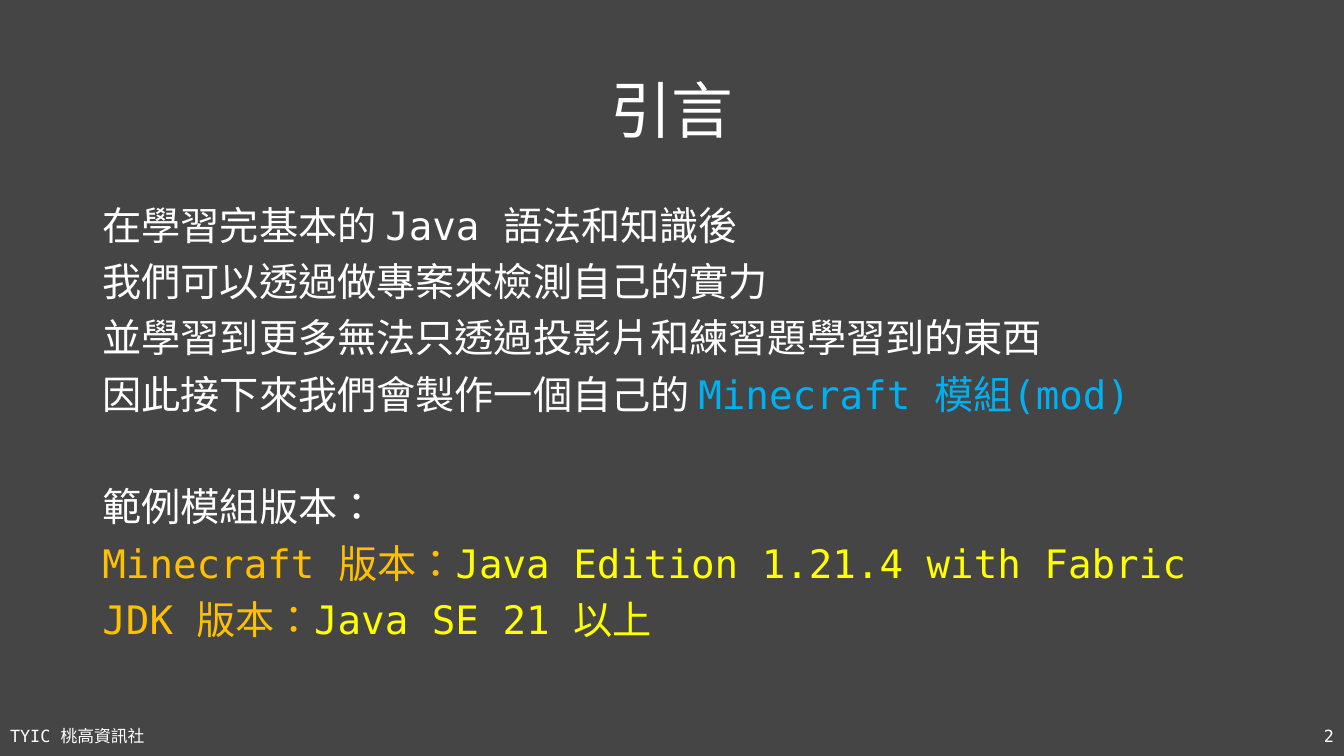
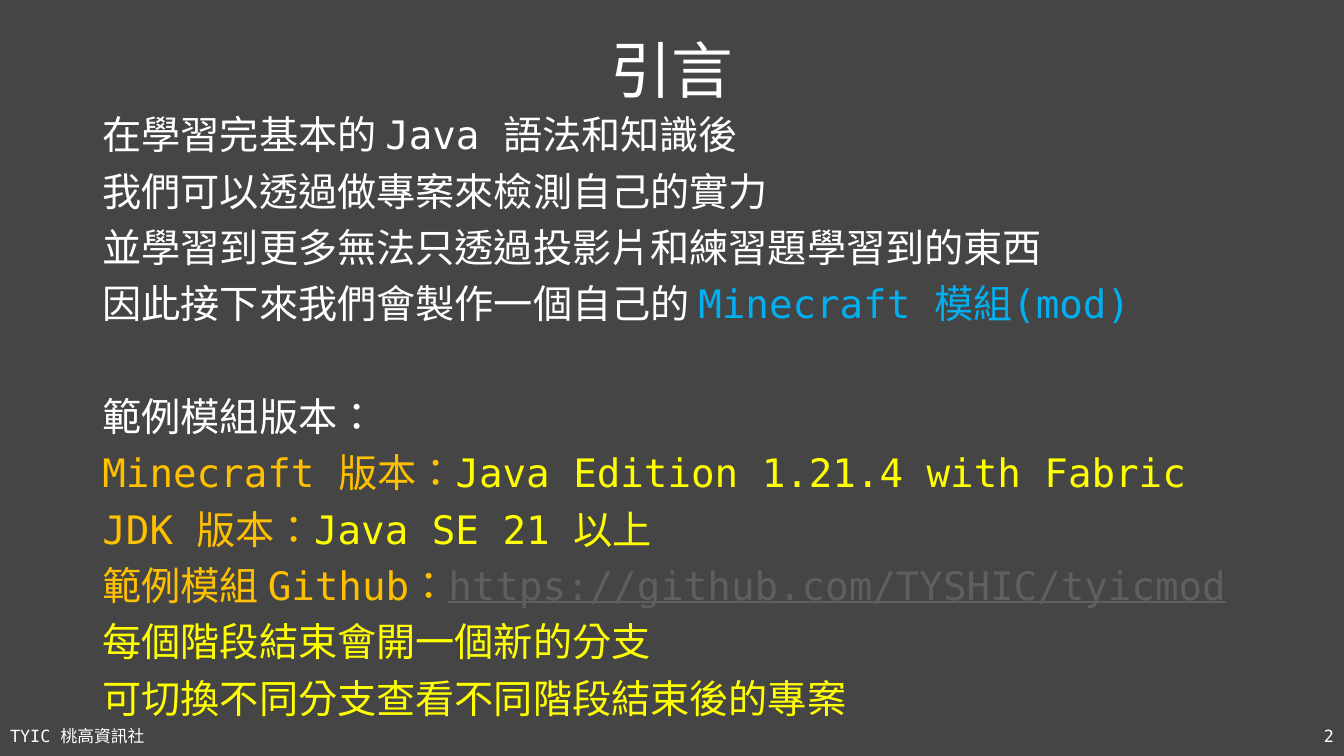
Before and after one commit to TYSHIC/slides, a slide deck: slide 2 of ppt/50_Java 專案：前置作業.pptx. Drawn at 1344x756 pixels with LibreOffice and Linux fonts; fonts in the diff are those of the drawing. Boxes give left, top, right and bottom in pixels: in the first picture for what was removed or moved away, otherwise in the second. Text is boxed around its words. In the diff, an @@ line names an element or a change of style, - is before the commit and + after.

```diff
--- a/ppt/50_Java 專案：前置作業.pptx
+++ b/ppt/50_Java 專案：前置作業.pptx
@@ title "引言": place and size @@
-title "引言" at bbox=[610, 81, 733, 138]
+title "引言" at bbox=[610, 41, 733, 98]
@@ text "在學習完基本的 Java 語法和知識後": place and size @@
-text "在學習完基本的 Java 語法和知識後" at bbox=[102, 207, 1185, 637]
+text "在學習完基本的 Java 語法和知識後" at bbox=[102, 116, 1226, 717]
@@ text at bbox=[102, 567, 1226, 717]: paragraphs added @@
+範例模組 Github：https://github.com/TYSHIC/tyicmod
+每個階段結束會開一個新的分支
+可切換不同分支查看不同階段結束後的專案
```
Also in this commit, not shown: 4 other slides changed, 16 other files.
